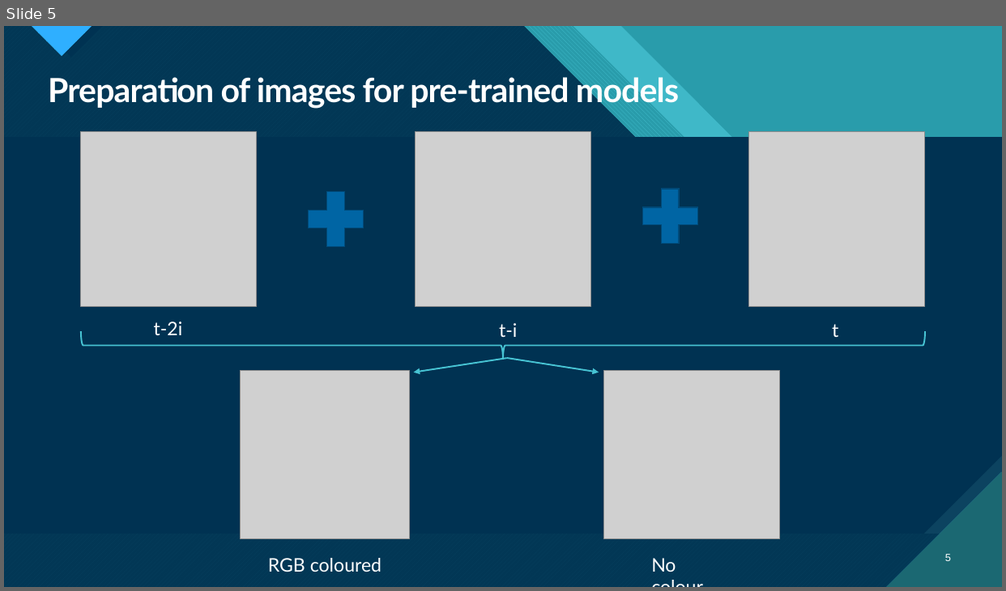
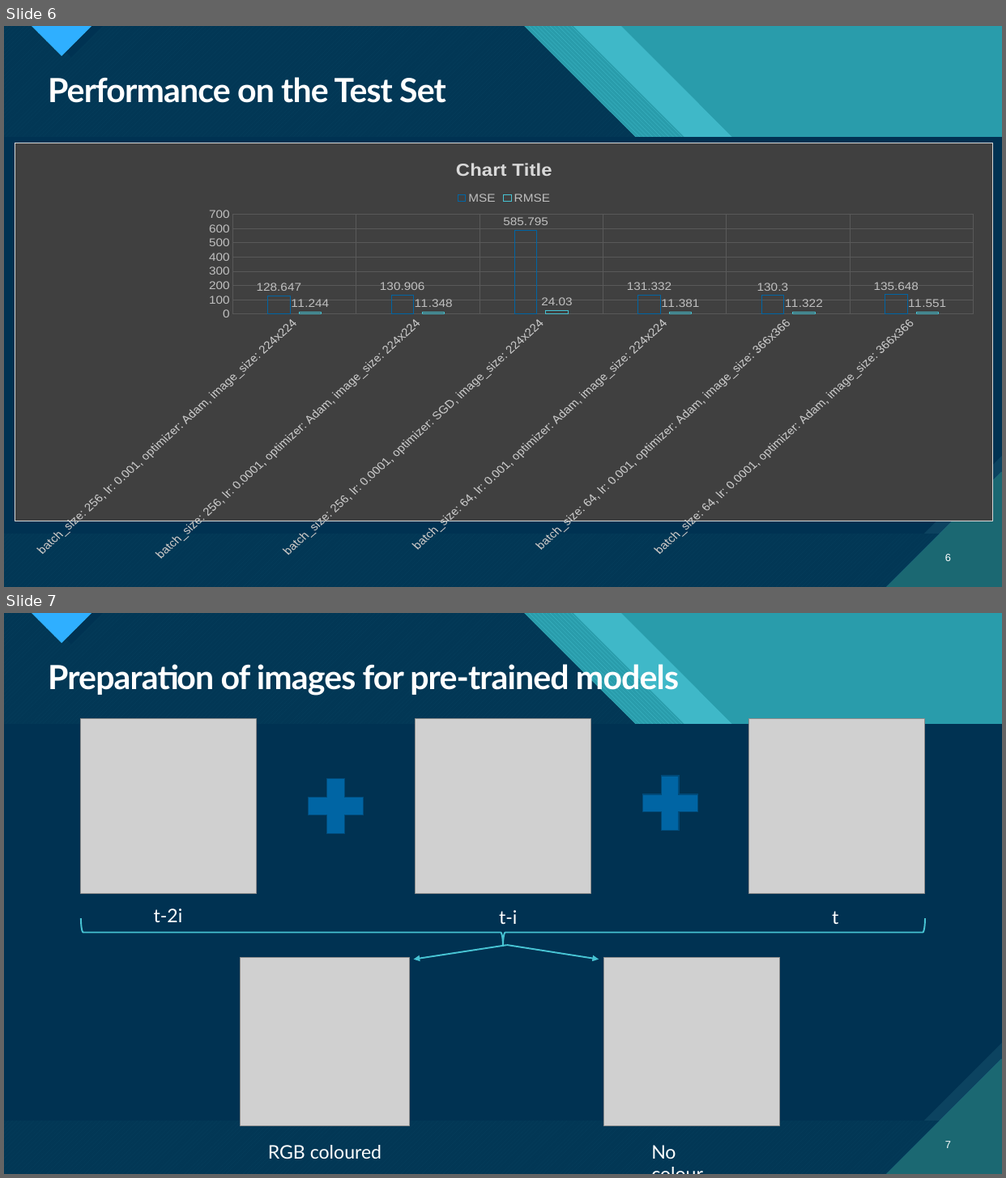
Before and after one commit to arshmodak/Hurricane-Wind-Speed-Prediction-using-Deep-Learning-and-Machine-Learning, a slide deck: Progress Update_2.pptx. Shown one above the other, each under a label of ours: slide 5 before the commit, slides 6 and 7 after it. The pictures are 1006x591 and 1006x1178 pixels, drawn with LibreOffice and Linux fonts; fonts in the diff are those of the drawing; grey boxes stand for pictures. Boxes give left, top, right and bottom in pixels: in the first picture for what was removed or moved away, otherwise in the second. Text is boxed around its words. In the diff, an @@ line names an element or a change of style, - is before the commit and + after.

```diff
--- a/Progress Update_2.pptx
+++ b/Progress Update_2.pptx
@@ slide 6 added at (4,26,1002,587), background #47C3D3; not listed: 18 template elements that a slide beside it also shows @@
@@ title added at (48,77,446,103), 32 pt, text #FFFFFF, bold @@
+Performance on the Test Set
@@ column chart added at (15,143,994,561) @@
+categories: batch_size: 256, lr: 0.001, optimizer: Adam, image_size: 224x224, batch_size: 256, lr: 0.0001, optimizer: Adam, image_size: 224x224, batch_size: 256, lr: 0.0001, optimizer: SGD, image_size: 224x224, batch_size: 64, lr: 0.001, optimizer: Adam, image_size: 224x224, batch_size: 64, lr: 0.001, optimizer: Adam, image_size: 366x366, batch_size: 64, lr: 0.0001, optimizer: Adam, image_size: 366x366
+MSE: 128.647, 130.906, 585.795, 131.332, 130.3, 135.648
+RMSE: 11.244, 11.348, 24.03, 11.381, 11.322, 11.551
@@ page number added at (945,554,951,561), 10 pt, text #FFFFFF @@
+6
@@ what was slide 5 is now slide 7 @@
@@ page number at (945,1141,951,1148): text changed @@
-5
+7
```
Also in this commit, not shown: 1 slide changed, 2 other slides added, 1 slide removed.
